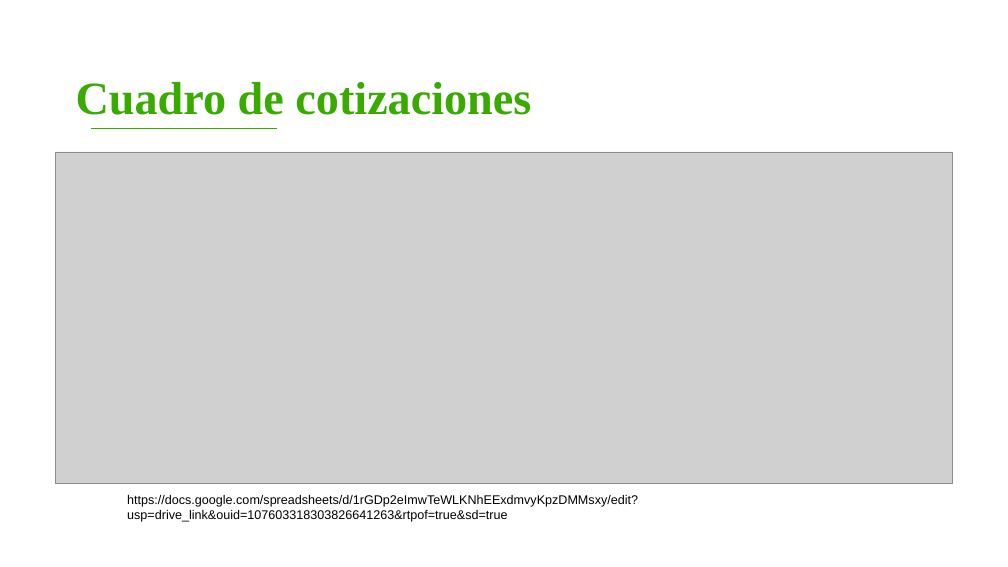
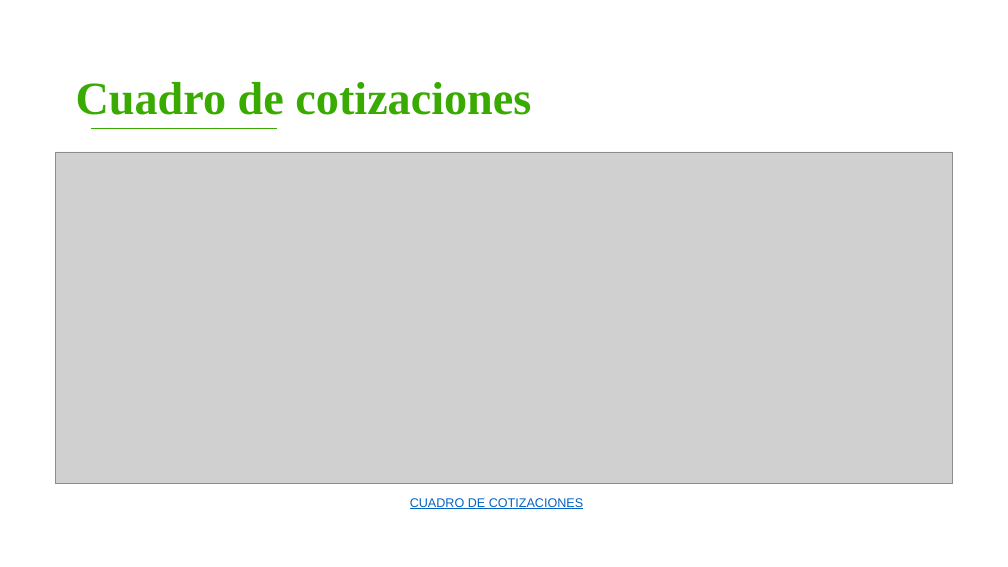
Before and after one commit to DavidV4iss/Master-Barber, a slide deck: slide 11 of PRESENTACION ENTRGABLES 2/Entregables 2.pptx (slide 3 before the commit). Drawn at 1008x567 pixels with LibreOffice and Linux fonts; fonts in the diff are those of the drawing; grey boxes stand for pictures; background and template pictures are left out. Boxes give left, top, right and bottom in pixels: in the first picture for what was removed or moved away, otherwise in the second. Text is boxed around its words. In the diff, an @@ line names an element or a change of style, - is before the commit and + after.

```diff
--- a/PRESENTACION ENTRGABLES 2/Entregables 2.pptx
+++ b/PRESENTACION ENTRGABLES 2/Entregables 2.pptx
@@ text at bbox=[410, 498, 583, 509]: text changed; text colour #000000 to #0563C1 @@
-https://docs.google.com/spreadsheets/d/1rGDp2eImwTeWLKNhEExdmvyKpzDMMsxy/edit?usp=drive_link&ouid=107603318303826641263&rtpof=true&sd=true
+CUADRO DE COTIZACIONES
```
Also in this commit, not shown: 5 other slides changed, 8 slides added.
